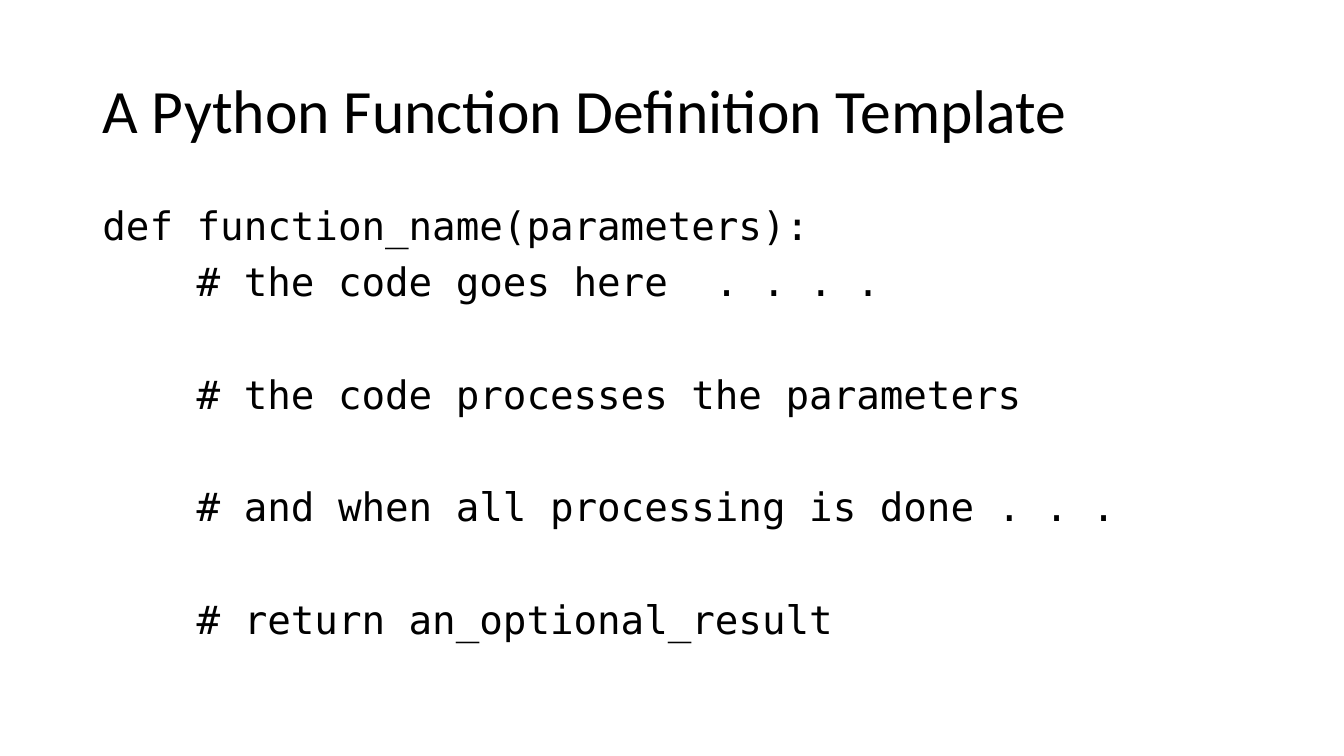
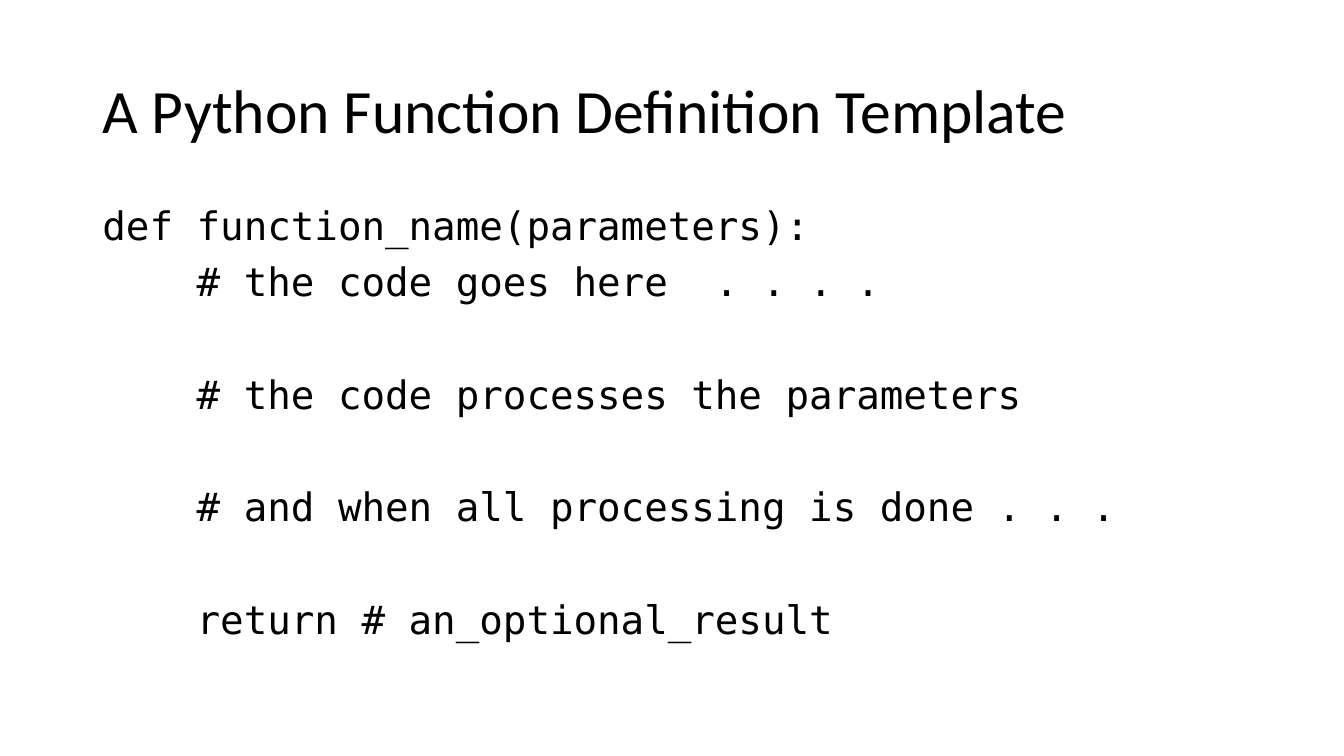
Before and after one commit to greenspangle/LIN7077_Humanities, a slide deck: slide 10 of w2_functions/lesson/w2_functions.pptx. Drawn at 1344x756 pixels with LibreOffice and Linux fonts; fonts in the diff are those of the drawing. Boxes give left, top, right and bottom in pixels: in the first picture for what was removed or moved away, otherwise in the second. Text is boxed around its words. In the diff, an @@ line names an element or a change of style, - is before the commit and + after.

```diff
--- a/w2_functions/lesson/w2_functions.pptx
+++ b/w2_functions/lesson/w2_functions.pptx
@@ text at (197, 604, 833, 643): text changed @@
-# return an_optional_result
+return # an_optional_result
```
Also in this commit, not shown: 5 other slides changed, 16 other files.
